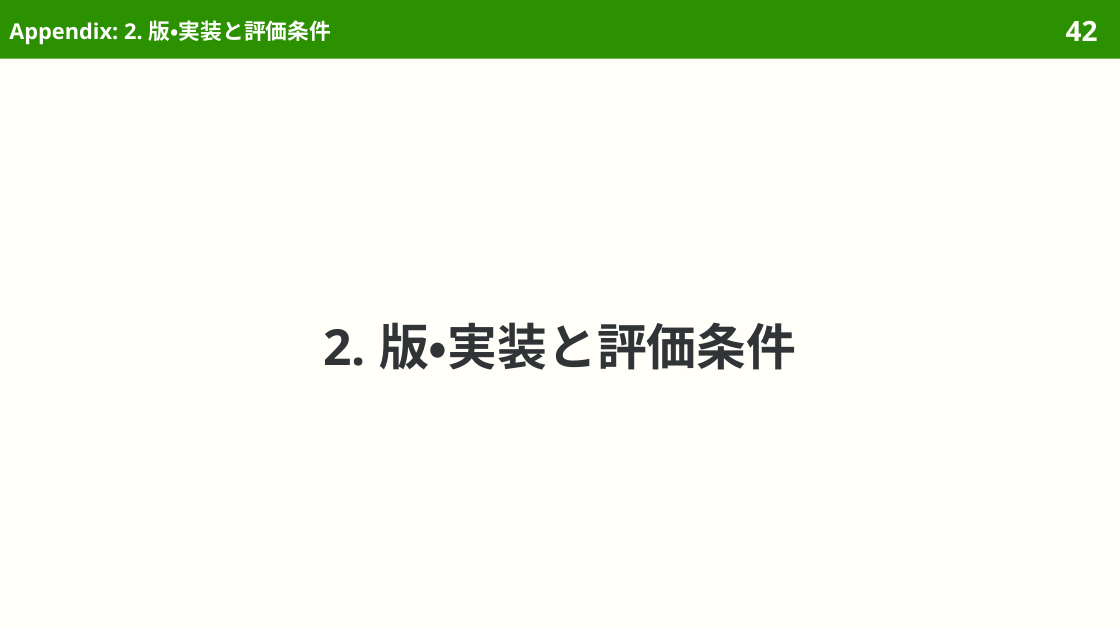
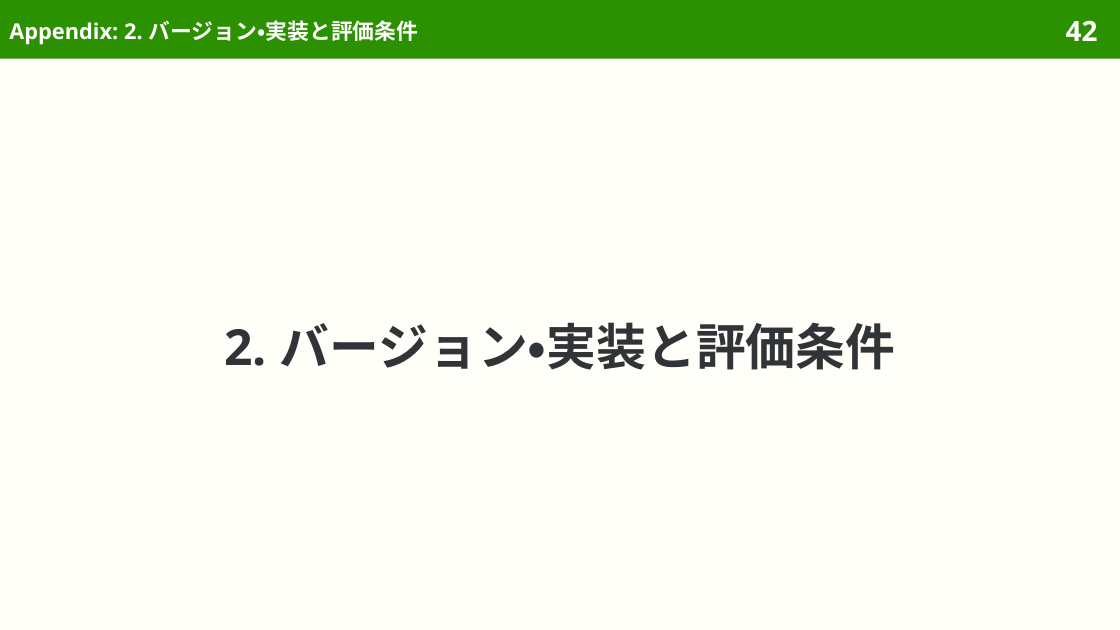
Before and after one commit to sasakiy84/datasets-in-10-minutes, a slide deck: slide 42 of slides/datasets-in-10-minutes-mcp-atlas.pptx. Drawn at 1120x630 pixels with LibreOffice and Linux fonts; fonts in the diff are those of the drawing. Boxes give left, top, right and bottom in pixels: in the first picture for what was removed or moved away, otherwise in the second. Text is boxed around its words. In the diff, an @@ line names an element or a change of style, - is before the commit and + after.

```diff
--- a/slides/datasets-in-10-minutes-mcp-atlas.pptx
+++ b/slides/datasets-in-10-minutes-mcp-atlas.pptx
@@ title at (x1=9, y1=20, x2=419, y2=45): text changed @@
-Appendix: 2. 版・実装と評価条件
+Appendix: 2. バージョン・実装と評価条件
@@ title at (x1=224, y1=322, x2=895, y2=370): text changed @@
-2. 版・実装と評価条件
+2. バージョン・実装と評価条件
```
Also in this commit, not shown: 7 other slides changed, 4 other files.
